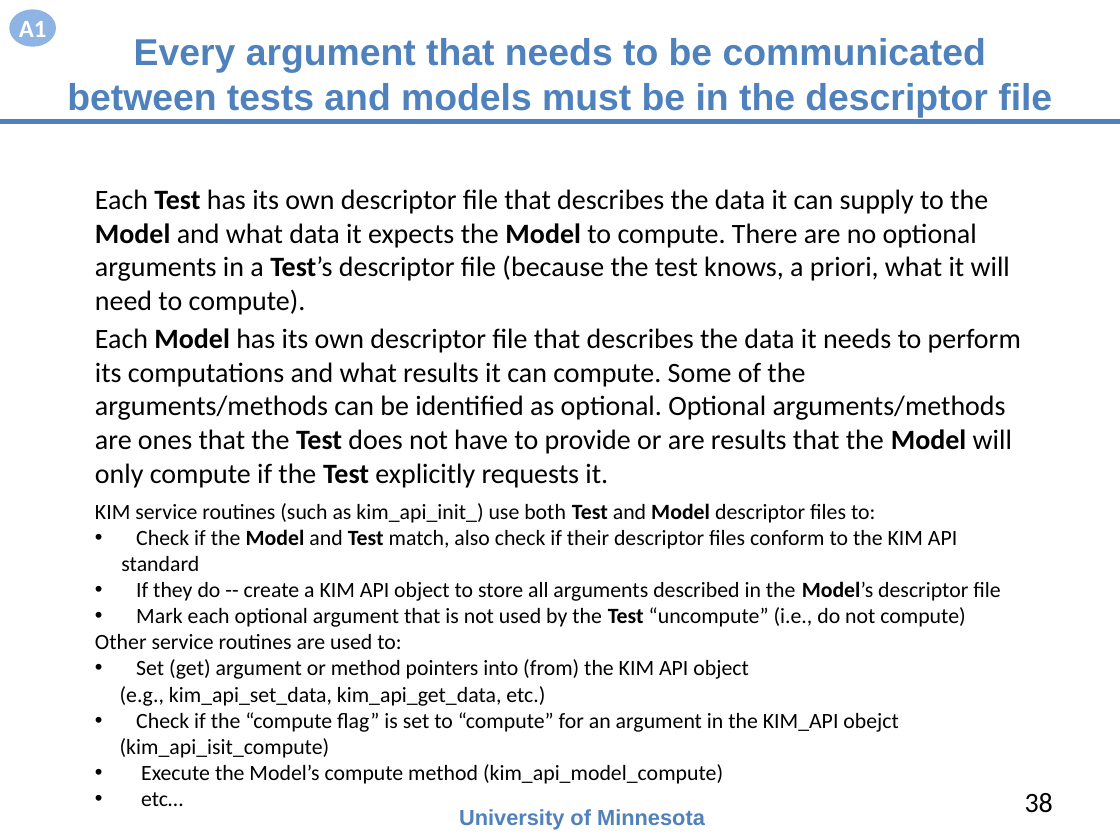
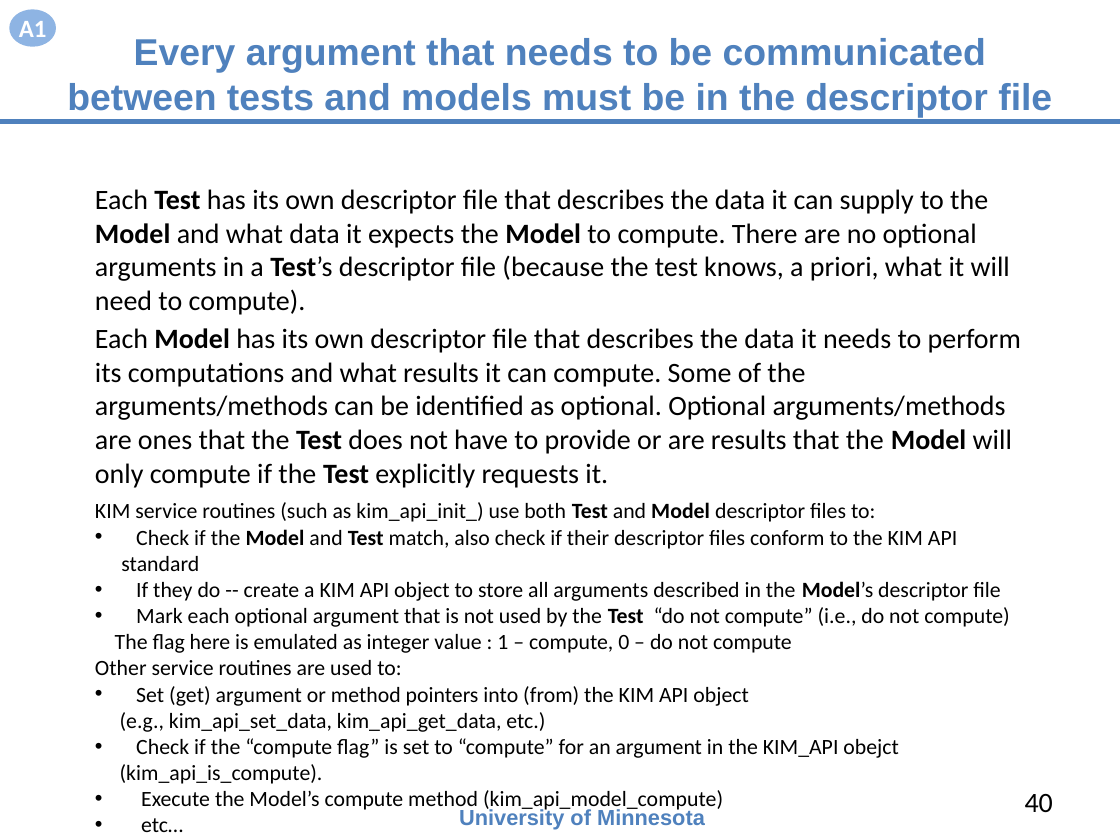
Before and after one commit to openkim/kim-api, a slide deck: slide 40 of DOCs/openkim-api-introduction.pptx (slide 38 before the commit). Drawn at 1120x840 pixels with LibreOffice and Linux fonts; fonts in the diff are those of the drawing. Boxes give left, top, right and bottom in pixels: in the first picture for what was removed or moved away, otherwise in the second. Text is boxed around its words. In the diff, an @@ line names an element or a change of style, - is before the commit and + after.

```diff
--- a/DOCs/openkim-api-introduction.pptx
+++ b/DOCs/openkim-api-introduction.pptx
@@ text at [115,607,1009,653]: text changed @@
-• Mark each optional argument that is not used by the Test “uncompute” (i.e., do not compute)
+• Mark each optional argument that is not used by the Test “do not compute” (i.e., do not compute)
+The flag here is emulated as integer value : 1 – compute, 0 – do not compute
@@ text at [120,764,323,784]: text changed @@
-(kim_api_isit_compute)
+(kim_api_is_compute).
@@ page number at [1025,794,1053,813]: text changed @@
-38
+40
```
Also in this commit, not shown: 20 other slides changed, 2 slides added, 2 slides removed, 1 other file.
